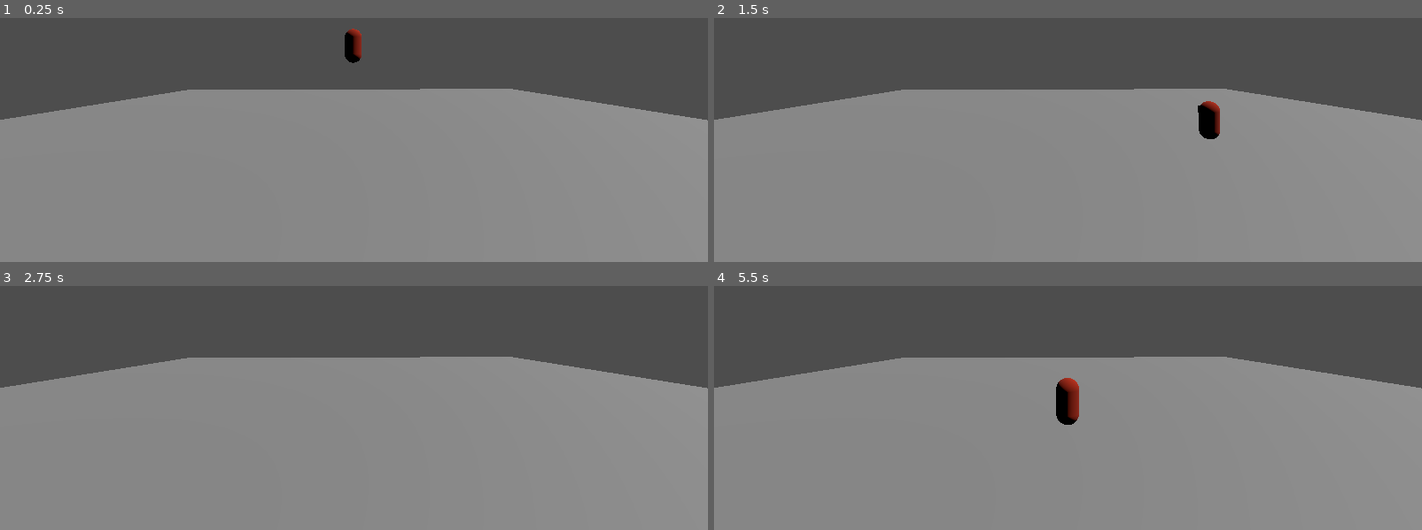
Above: before the commit, frames 1-4 (two rows, left to right).
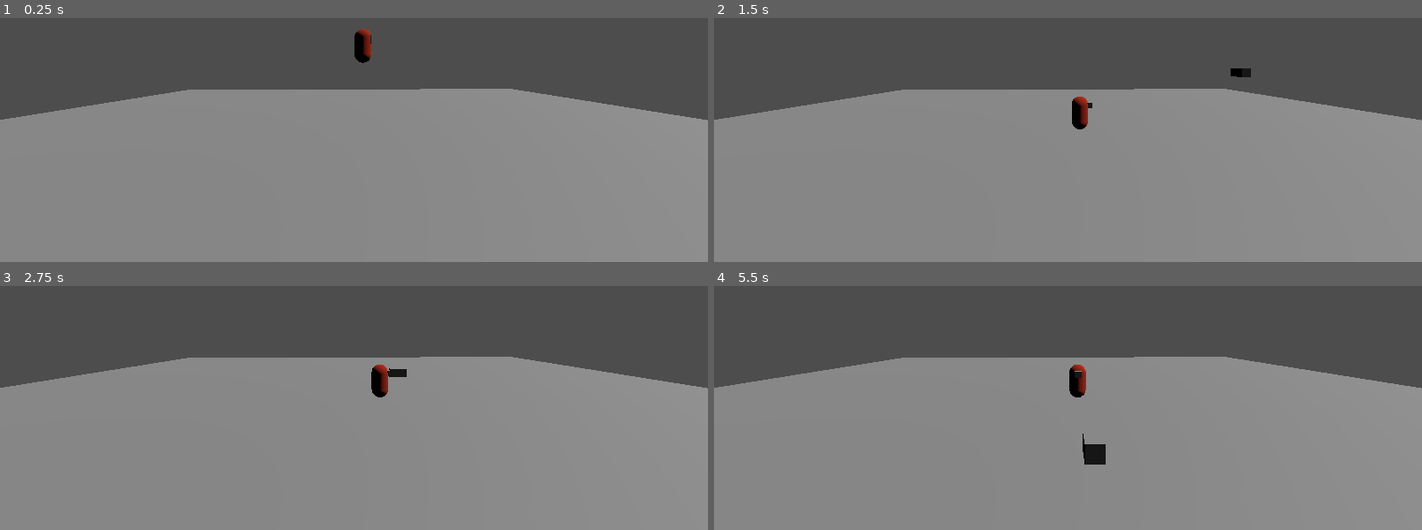
Above: after the commit, the same moments.

Repository: matias0621/piel-de-cordero
Game: Godot game, scene res://scenes/pruebas/escena_mati.tscn
The game is run twice, just before and just after one commit, with the same random seed, the same clock (stepped at 60 frames per second) and the same inputs. Before the commit the project has no main scene; this scene is started directly in both runs.
Inputs:
- Up to frame 1 (0.25 s): no input
- Up to frame 2 (1.5 s): tap Enter (ui_accept) at 0.5, 0.77, 0.8, 1.07, 1.35 s; hold D (player_one_right) 0.53-1.28 s; tap E (player_one_throw_mask, bound only after the commit) at 0.6 s; hold S (player_one_down) from 1.28 s (still down)
- Up to frame 3 (2.75 s): tap Enter (ui_accept) at 1.52, 1.82, 2.3 s; tap E (player_one_throw_mask, bound only after the commit) at 1.55, 2.1 s; release S (player_one_down) at 2.03 s; hold D (player_one_right) from 2.03 s (still down)
- Up to frame 4 (5.5 s): release D (player_one_right) at 2.78 s; hold W (player_one_up) 2.78-3.53 s; tap E (player_one_throw_mask, bound only after the commit) at 2.85, 4.35, 5.1 s; tap Enter (ui_accept) at 3.02, 3.32, 3.6, 3.77, 4.07, 4.52, 4.82, 5.3 s; hold A (player_one_left) 3.53-5.03 s; hold S (player_one_down) from 5.03 s (still down)

The runs differ from the first frame. In frame 1, 0.5% of the frame differs, in the area x 48-53%, y 4-19%; in frame 2, 0.8%; in frame 3, 0.4%; in frame 4, 1.0%, in the area x 48-56%, y 32-74%.

Commit message:
initial commit

Diff:
--- /dev/null
+++ b/mask_throw.gd
@@ -0,0 +1,22 @@
+extends CharacterBody3D
+
+const SPEED = 300.0
+
+var onThrow = false
+var throwDirection = Vector2.ZERO
+
+func _physics_process(_delta):
+	if onThrow:
+		# 3D position
+		var direction_3d = Vector3(-throwDirection.x, 0, -throwDirection.y).normalized()
+		velocity = direction_3d * SPEED
+		onThrow = false
+
+	move_and_slide()
+
+func throw(direction):
+	onThrow = true
+	throwDirection = direction
+
+	await get_tree().create_timer(2.0).timeout
+	queue_free()
--- /dev/null
+++ b/mask_throw.tscn
@@ -0,0 +1,19 @@
+[gd_scene format=3 uid="uid://dnh5uxwpjoxym"]
+
+[ext_resource type="Script" uid="uid://c1cm8walppqqq" path="res://mask_throw.gd" id="1_8ckl0"]
+
+[sub_resource type="BoxShape3D" id="BoxShape3D_o0peq"]
+size = Vector3(0.49194336, 0.49804688, 1)
+
+[sub_resource type="BoxMesh" id="BoxMesh_ixl2e"]
+size = Vector3(0.5, 0.5, 1)
+
+[node name="CharacterBody3D" type="CharacterBody3D" unique_id=1312072535]
+script = ExtResource("1_8ckl0")
+
+[node name="CollisionShape3D" type="CollisionShape3D" parent="." unique_id=639062522]
+transform = Transform3D(1, 0, 0, 0, 1, 0, 0, 0, 1, 0.003540039, 0, 0)
+shape = SubResource("BoxShape3D_o0peq")
+
+[node name="MeshInstance3D" type="MeshInstance3D" parent="." unique_id=1951277352]
+mesh = SubResource("BoxMesh_ixl2e")
--- a/project.godot
+++ b/project.godot
@@ -11,6 +11,7 @@
 [application]
 
 config/name="Piel de cordero"
+run/main_scene="uid://ckirugmlq5amu"
 config/features=PackedStringArray("4.6", "Forward Plus")
 config/icon="res://icon.svg"
 
@@ -36,6 +37,11 @@
 "events": [Object(InputEventKey,"resource_local_to_scene":false,"resource_name":"","device":-1,"window_id":0,"alt_press …(192 unchanged characters)…
 ]
 }
+player_one_throw_mask={
+"deadzone": 0.2,
+"events": [Object(InputEventKey,"resource_local_to_scene":false,"resource_name":"","device":0,"window_id":0,"alt_pressed":false,"shift_pressed":false,"ctrl_pressed":false,"meta_pressed":false,"pressed":false,"keycode":0,"physical_keycode":69,"key_label":0,"unicode":0,"location":0,"echo":false,"script":null)
+]
+}
 
 [physics]
 
--- a/scenes/players/players.gd
+++ b/scenes/players/players.gd
@@ -1,21 +1,109 @@
 extends CharacterBody3D
 
-@export var speed:float = 10
-@export var acceleration:float = 20
+class_name Player
+
+@export var speed: float = 10
+@export var acceleration: float = 20
 var gravity: float = ProjectSettings.get_setting("physics/3d/default_gravity")
 
+@export var device_id:int = -1
+
+# Reference the mask that is already a child of the player
+@onready var mask_node = $Mask
+var is_mask_thrown: bool = false
+
+func _ready() -> void:
+	print(device_id)
 
 func _physics_process(delta: float) -> void:
+	# 1. Gravity is always active
 	if not is_on_floor():
 		velocity.y -= gravity * delta
 
+	# 2. Get Input (Always check for the throw button)
 	var input_dir := Input.get_vector("player_one_right", "player_one_left", "player_one_down", "player_one_up")
 
-	if input_dir != Vector2.ZERO:
-		velocity.x = lerp(velocity.x, input_dir.x * speed, acceleration * delta)
-		velocity.z = lerp(velocity.z, input_dir.y * speed ,acceleration * delta)
+	if Input.is_action_just_pressed("player_one_throw_mask") and not is_mask_thrown:
+		_throw_mask()
+
+	# 3. Movement Logic
+	if not is_mask_thrown:
+		# Normal movement when mask is ON the player
+		if input_dir.length() > 0.1:
+			velocity.x = lerp(velocity.x, input_dir.x * speed, acceleration * delta)
+			velocity.z = lerp(velocity.z, input_dir.y * speed, acceleration * delta)
+
+			var movement_direction = Vector3(-input_dir.x, 0, -input_dir.y).normalized()
+			look_at(global_transform.origin + movement_direction, Vector3.UP)
+		else:
+			velocity.x = move_toward(velocity.x, 0, acceleration * delta)
+			velocity.z = move_toward(velocity.z, 0, acceleration * delta)
 	else:
-		velocity.x = 0
-		velocity.z = 0
+		# Stop moving while throwing/returning
+		velocity.x = move_toward(velocity.x, 0, acceleration * delta)
+		velocity.z = move_toward(velocity.z, 0, acceleration * delta)
 
 	move_and_slide()
+
+func _throw_mask():
+	is_mask_thrown = true
+
+	# 1. Detach from player and add to the world so it doesn't move WITH the player
+	var world = get_parent()
+	var start_pos = mask_node.global_position
+	remove_child(mask_node)
+	world.add_child(mask_node)
+	mask_node.global_position = start_pos
+
+	# 2. Logic for throwing
+	var throw_distance = 10
+	var target_position = global_transform.origin + global_transform.basis.z * throw_distance
+
+	while mask_node.global_position.distance_to(target_position) > 0.1:
+		mask_node.global_position = mask_node.global_position.move_toward(target_position, 20 * get_process_delta_time())
+		await get_tree().process_frame
+
+	await get_tree().create_timer(1.0).timeout
+	_return_mask()
+
+func _return_mask():
+	mask_node.set_collision_layer(0)
+	mask_node.set_collision_mask(0)
+
+	while mask_node.global_position.distance_to(global_transform.origin) > 0.5:
+		# Move toward the player's current position
+		mask_node.global_position = mask_node.global_position.move_toward(global_transform.origin, 25 * get_process_delta_time())
+		await get_tree().process_frame
+
+	# 3. Re-attach to player and reset local position
+	mask_node.get_parent().remove_child(mask_node)
+	add_child(mask_node)
+
+	# Reset to your specific coordinates
+	mask_node.position = Vector3(0, 0.5, 0.5)
+	mask_node.rotation = Vector3.ZERO
+
+	mask_node.set_collision_layer(1)
+	mask_node.set_collision_mask(1)
+	is_mask_thrown = false
+
+func _test():
+	var dir:Vector3 = Vector3.ZERO
+
+	if Input.get_action_strength("player_one_right", device_id) > 0:
+		dir.x += 1
+
+	if Input.get_action_strength("player_one_left", device_id) > 0:
+		dir.x -= 1
+
+	if Input.get_action_strength("player_one_down", device_id) > 0:
+		dir.z += 1
+
+	if Input.get_action_strength("player_one_up", device_id) > 0:
+		dir.z -= 1
+
+	var dir_normal:Vector3 = dir.normalized()
+	velocity.x = dir_normal.x * speed
+	velocity.z = dir_normal.z * speed
+
+	move_and_slide()
--- a/scenes/players/players.tscn
+++ b/scenes/players/players.tscn
@@ -1,6 +1,7 @@
 [gd_scene format=3 uid="uid://eybnci8tomx0"]
 
 [ext_resource type="Script" uid="uid://dudk0ituk5j8w" path="res://scenes/players/players.gd" id="1_u6k21"]
+[ext_resource type="PackedScene" uid="uid://dnh5uxwpjoxym" path="res://mask_throw.tscn" id="2_j7hel"]
 
 [sub_resource type="StandardMaterial3D" id="StandardMaterial3D_n01kx"]
 albedo_color = Color(0.67602855, 0.14712438, 0, 1)
@@ -15,12 +16,17 @@
 [node name="Players" type="CharacterBody3D" unique_id=796467928]
 script = ExtResource("1_u6k21")
 
-[node name="MeshInstance3D" type="MeshInstance3D" parent="." unique_id=506146488]
+[node name="Player" type="MeshInstance3D" parent="." unique_id=506146488]
 mesh = SubResource("CapsuleMesh_u6k21")
 
-[node name="MeshInstance3D2" type="MeshInstance3D" parent="." unique_id=1561538385]
+[node name="ThrownObject" type="MeshInstance3D" parent="." unique_id=1561538385]
 transform = Transform3D(0.44745976, 0, 0, 0, 0.36374098, 0, 0, 0, 0.65277433, 0, 0.47722667, 0.4031471)
 mesh = SubResource("BoxMesh_j7hel")
 
 [node name="CollisionShape3D" type="CollisionShape3D" parent="." unique_id=384090268]
 shape = SubResource("CapsuleShape3D_qrkte")
+
+[node name="Node3D" type="Node3D" parent="." unique_id=1747571429]
+
+[node name="Mask" parent="." unique_id=1312072535 instance=ExtResource("2_j7hel")]
+transform = Transform3D(1, 0, 0, 0, 1, 0, 0, 0, 1, 0, 0.38782442, 0.2291348)
--- /dev/null
+++ b/scenes/pruebas/escena_demian.tscn
@@ -0,0 +1,29 @@
+[gd_scene format=3 uid="uid://ckirugmlq5amu"]
+
+[ext_resource type="PackedScene" uid="uid://eybnci8tomx0" path="res://scenes/players/players.tscn" id="1_xxnx4"]
+
+[sub_resource type="QuadMesh" id="QuadMesh_po620"]
+
+[sub_resource type="HeightMapShape3D" id="HeightMapShape3D_po620"]
+
+[node name="EscenaMati" type="Node3D" unique_id=2045668540]
+
+[node name="Camera3D" type="Camera3D" parent="." unique_id=1763288041]
+transform = Transform3D(-0.9999743, 0, 0.0071731512, 0, 1, 0, -0.0071731512, 0, -0.9999743, -0.034427643, 7.960018, -45.190933)
+
+[node name="StaticBody3D" type="StaticBody3D" parent="." unique_id=2060051927]
+transform = Transform3D(1, 0, 0, 0, 1, 0, 0, 0, 1, 0, 0, -14.680607)
+
+[node name="MeshInstance3D" type="MeshInstance3D" parent="StaticBody3D" unique_id=533365771]
+transform = Transform3D(50, 0, 0, 0, -2.1855694e-06, 50, 0, -50, -2.1855694e-06, -0.6101217, 0, 4.4653015)
+mesh = SubResource("QuadMesh_po620")
+
+[node name="CollisionShape3D" type="CollisionShape3D" parent="StaticBody3D" unique_id=994260320]
+transform = Transform3D(50, 0, 0, 0, 50, 0, 0, 0, 50, 0, 0, 0)
+shape = SubResource("HeightMapShape3D_po620")
+
+[node name="DirectionalLight3D" type="DirectionalLight3D" parent="." unique_id=1341149416]
+transform = Transform3D(-0.045415316, 0.8177265, -0.5738126, 0, 0.5744053, 0.8185711, 0.9989682, 0.037175663, -0.026086798, -42.334717, 20.479288, 4.5168915)
+
+[node name="Players" parent="." unique_id=796467928 instance=ExtResource("1_xxnx4")]
+transform = Transform3D(1, 0, 0, 0, 1, 0, 0, 0, 1, 0, 5.3776436, -14.680607)
--- /dev/null
+++ b/scenes/pruebas/escena_script.gd
@@ -0,0 +1,35 @@
+# extends Node
+
+# # Reference the player node (red capsule)
+# @onready var player = $Players
+
+# # Reference the thrown object (white cube)
+# @onready var thrown_object = $Players/CharacterBody3D/ThrownObject
+
+# func throw_object() -> void:
+# 	print("Throwing object")
+# 	# Detach the thrown object from the player
+# 	$Players/CharacterBody3D.remove_child(thrown_object)
+
+# 	# Set the initial position of the thrown object to the player's position
+# 	thrown_object.global_transform.origin = $Players/CharacterBody3D.global_transform.origin
+
+# 	# Set the direction of the thrown object based on the player's facing direction
+# 	var direction = $Players/CharacterBody3D.global_transform.basis.z.normalized()
+# 	thrown_object.linear_velocity = direction * 20  # Adjust speed as needed
+
+# 	# Add the thrown object to the parent node for independent movement
+# 	get_parent().add_child(thrown_object)
+
+# 	# Schedule the object to return after 1 second
+# 	await get_tree().create_timer(1.0).timeout
+
+# 	# Return the object to the player
+# 	get_parent().remove_child(thrown_object)
+# 	$Players/CharacterBody3D.add_child(thrown_object)
+# 	thrown_object.global_transform.origin = $Players/CharacterBody3D.global_transform.origin
+
+# func _process(_delta: float) -> void:
+# 	print(Input.is_action_just_pressed("ui_accept"))
+# 	if Input.is_action_just_pressed("ui_accept"):
+# 		throw_object()
Not shown, added: mask_throw.gd.uid
Not shown, added: scenes/pruebas/escena_script.gd.uid
